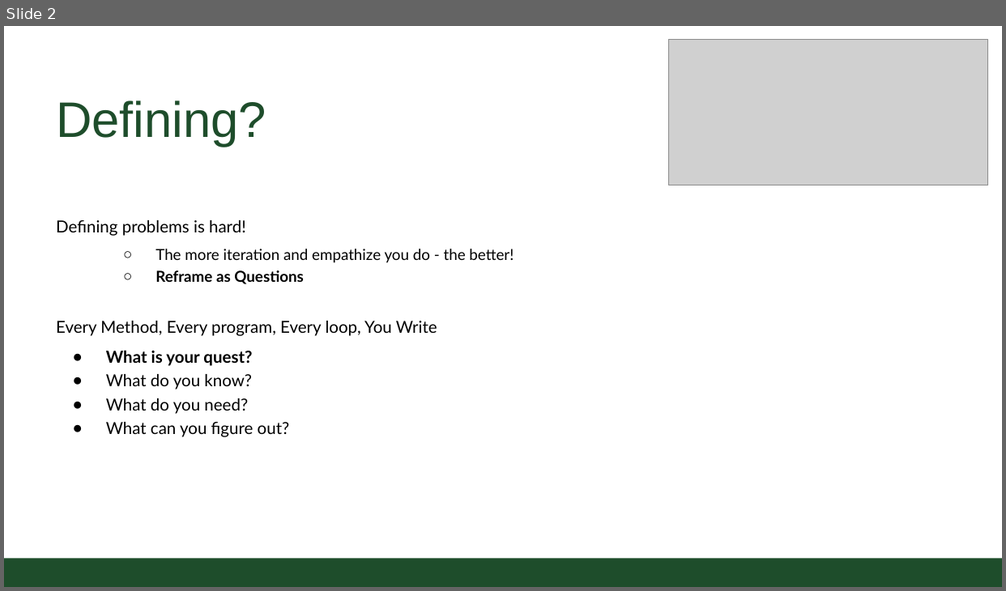
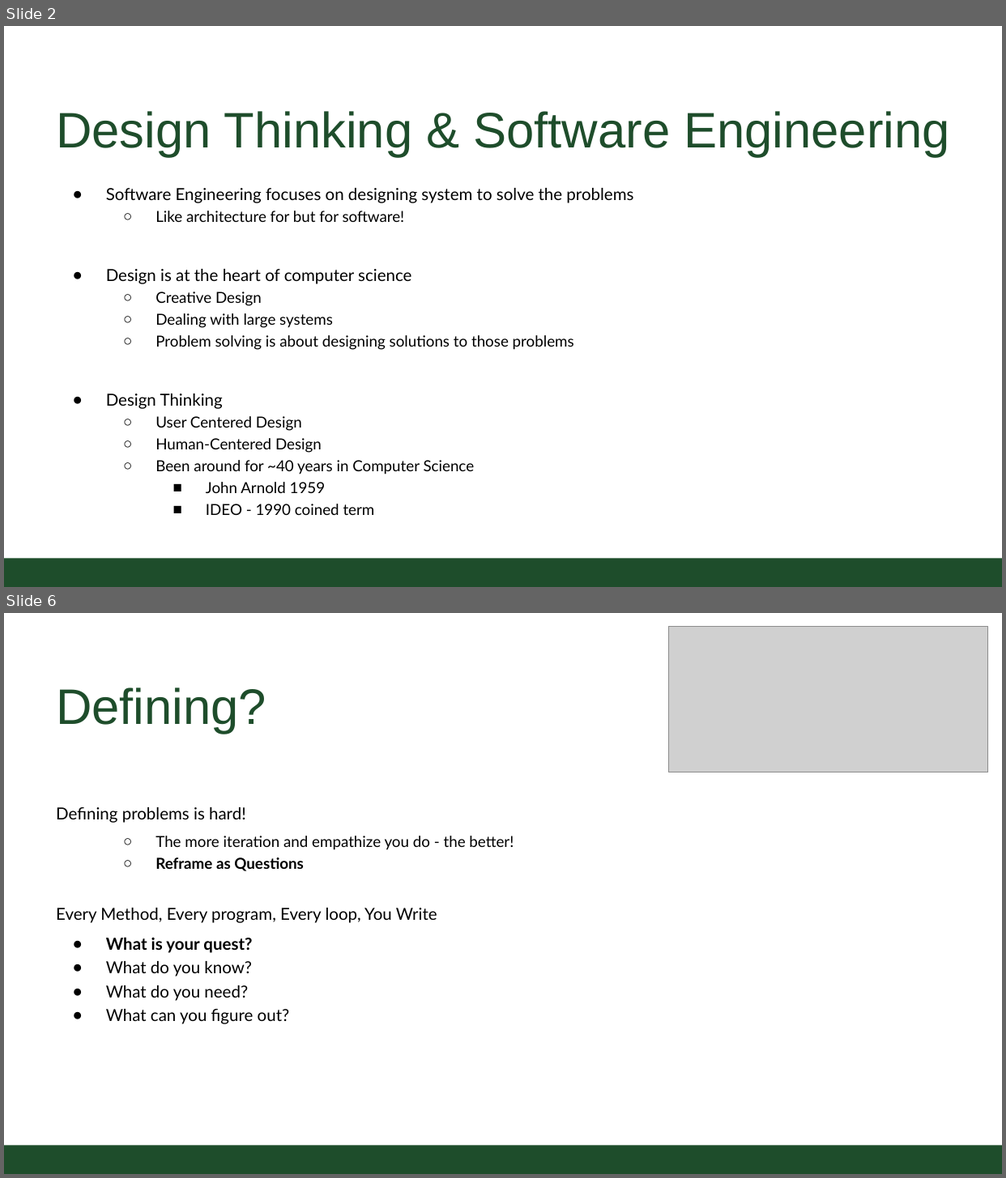
Before and after one commit to CSU-CS150B/handouts, a slide deck: Slides/On-Campus/07_01_DesignContinuedStringsLife.pptx. Shown one above the other, each under a label of ours: slide 2 before the commit, slides 2 and 6 after it; the slides between them are not shown. The pictures are 1006x591 and 1006x1178 pixels, drawn with LibreOffice and Linux fonts; fonts in the diff are those of the drawing; grey boxes stand for pictures; background and template pictures are left out. Boxes give left, top, right and bottom in pixels: in the first picture for what was removed or moved away, otherwise in the second. Text is boxed around its words. In the diff, an @@ line names an element or a change of style, - is before the commit and + after.

```diff
--- a/Slides/On-Campus/07_01_DesignContinuedStringsLife.pptx
+++ b/Slides/On-Campus/07_01_DesignContinuedStringsLife.pptx
@@ slide 2 added at (4,26,1002,587), background #FFFFFF; not listed: 1 template element that a slide beside it also shows @@
@@ title added at (56,111,949,157), 54.4 pt, text #1E4D2B @@
+Design Thinking & Software Engineering
@@ text added at (106,188,633,515), 16.6 pt, text #000000 @@
+● Software Engineering focuses on designing system to solve the problems
+  ○ Like architecture for but for software!
+● Design is at the heart of computer science
+  ○ Creative Design
+  ○ Dealing with large systems
+  ○ Problem solving is about designing solutions to those problems
+● Design Thinking
+  ○ User Centered Design
+  ○ Human-Centered Design
+  ○ Been around for ~40 years in Computer Science
+    ■ John Arnold 1959
+    ■ IDEO - 1990 coined term
@@ what was slide 2 is now slide 6 @@
```
Also in this commit, not shown: 3 other slides added, 1 slide removed, 2 other files.
